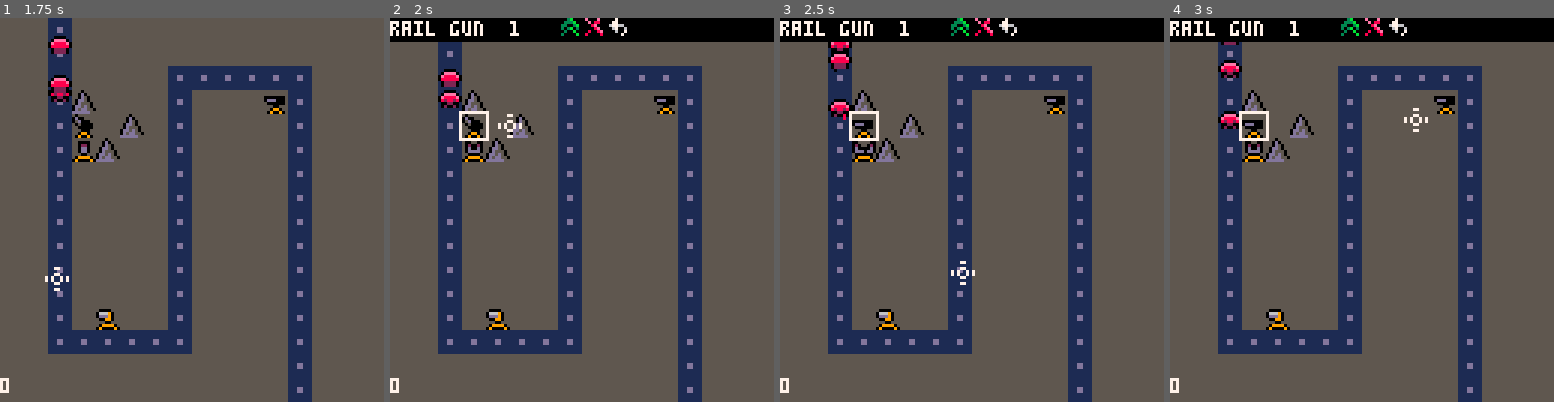
Above: before the commit, frames 1-4 (left to right).
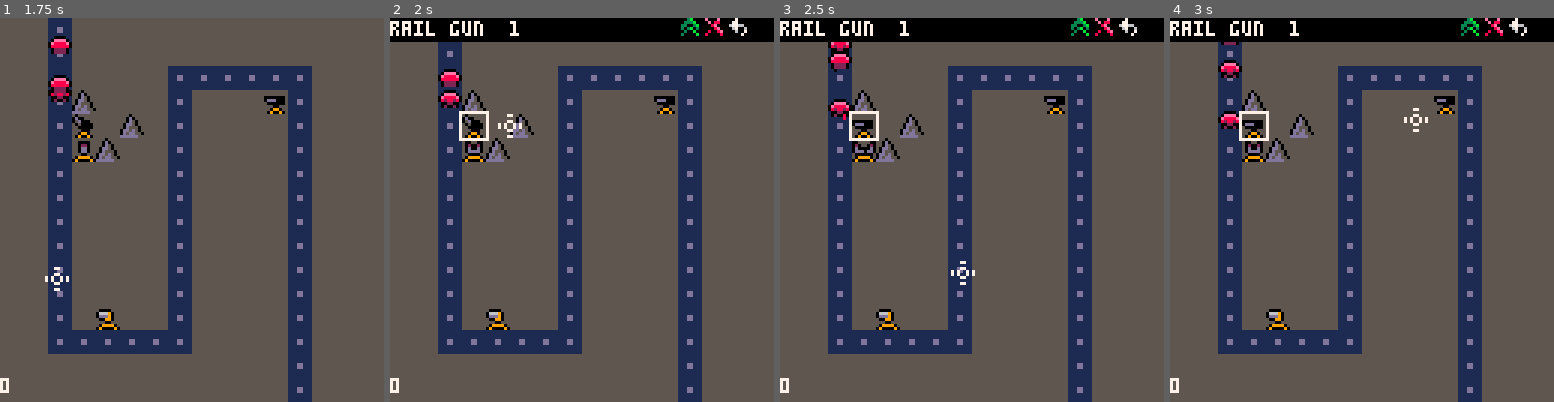
Above: after the commit, the same moments.

Repository: burlapjack/tower
Game: PICO-8 cartridge tower.p8
Two runs of this game, one before a commit and one after it. Both use one fixed random seed, a clock stepped at 60 frames per second and the inputs below.
Inputs (mouse positions are in pixels of both pictures, inside the frame that each line leads up to):
- Up to frame 1 (1.75 s): click (280, 121) at 0.67 s; click (46, 267) at 1.22 s
- Up to frame 2 (2 s): click (497, 114) at 1.77 s
- Up to frame 3 (2.5 s): click (952, 259) at 2.32 s
- Up to frame 4 (3 s): click (1404, 106) at 2.87 s

Frame 1 is identical in both runs. In frame 2, 0.6% of the frame differs, in the area x 44-93%, y 0-5%; in frame 3, 0.6%; in frame 4, 0.6%.

Commit message:
button fixes

Diff:
--- a/tower.p8
+++ b/tower.p8
@@ -12,9 +12,9 @@
 
 game_menu_unit = {
 	clicked = 0,
-	btn_upgrade = {56, 0, 0},
-	btn_delete = {64, 0, 0},
-	btn_back = {72, 0, 0},
+	btn_upgrade = {96, 0, 0},
+	btn_delete = {104, 0, 0},
+	btn_back = {112, 0, 0},
 	btn_tm = 8,
 	btn_tmr = 0
 }
@@ -605,13 +605,13 @@
 		if game_unit_selected != 0 then
 			local gm = game_menu_unit
 			if stat(34) == 1 and gm.btn_tmr == 0 then
-				if cursor_is_hovering(gm.btn_upgrade, 8, 8) then
+				if cursor_is_hovering(gm.btn_upgrade, 8, 8) and gm.btn_upgrade[3] == 0 then
 					gm.btn_upgrade[3] = 1
 					gm.btn_tmr = gm.btn_tm
-				elseif cursor_is_hovering(gm.btn_delete, 8, 8) then
+				elseif cursor_is_hovering(gm.btn_delete, 8, 8) and gm.btn_delete[3] == 0 then
 					gm.btn_delete[3] = 1
 					gm.btn_tmr = gm.btn_tm
-				elseif cursor_is_hovering(gm.btn_back, 8, 8) then
+				elseif cursor_is_hovering(gm.btn_back, 8, 8) and gm.btn_back[3] == 0 then
 					gm.btn_back[3] = 1
 					gm.btn_tmr = gm.btn_tm
 				elseif closest_unit == 0 then
